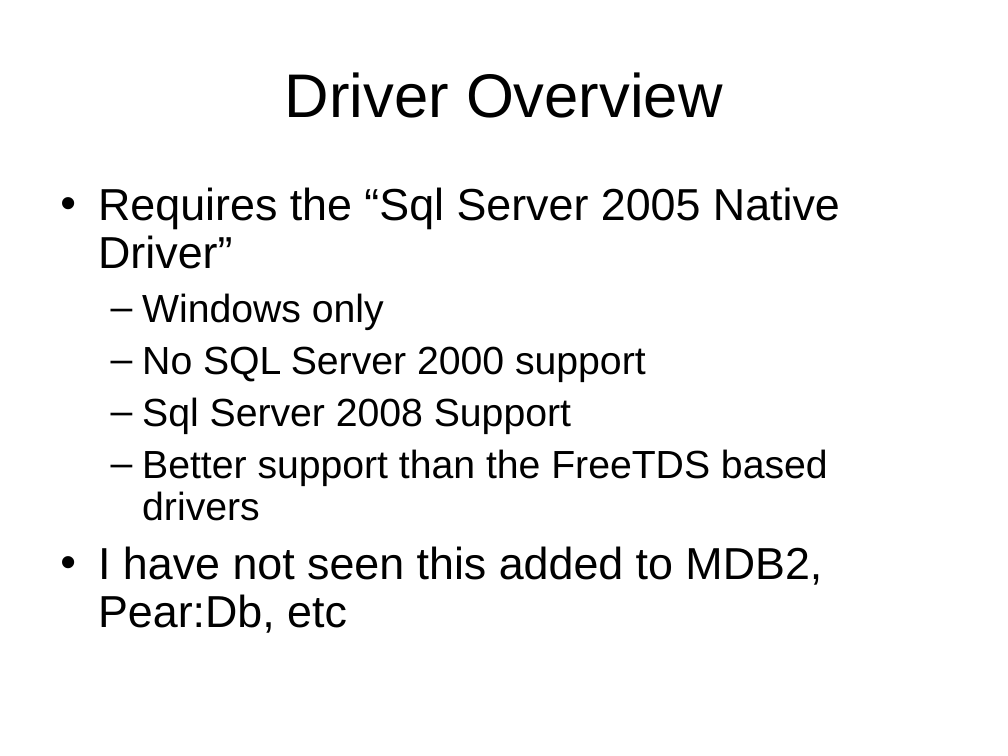
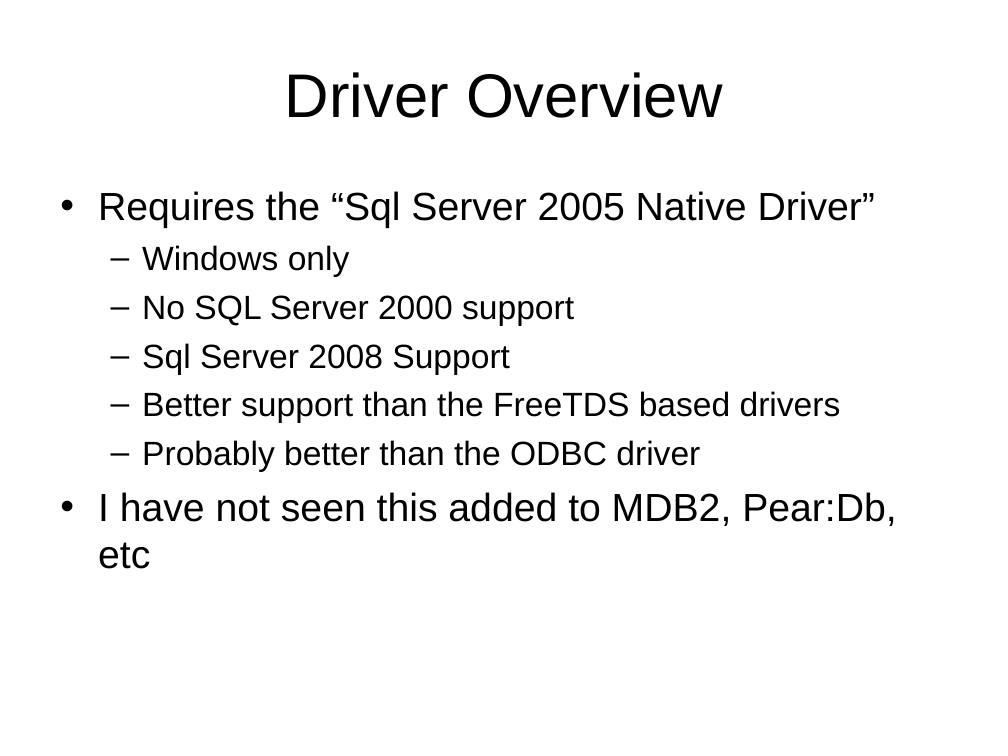
Before and after one commit to LIPHP/Employee-Contact-List, a slide deck: slide 10 of Docs/Using Microsoft SQL Server with PHP.ppt. Drawn at 1008x756 pixels with LibreOffice and Linux fonts; fonts in the diff are those of the drawing. Boxes give left, top, right and bottom in pixels: in the first picture for what was removed or moved away, otherwise in the second. Text is boxed around its words. In the diff, an @@ line names an element or a change of style, - is before the commit and + after.

Commit message:
Should have all been in the last commit.

```diff
--- a/Docs/Using Microsoft SQL Server with PHP.ppt
+++ b/Docs/Using Microsoft SQL Server with PHP.ppt
@@ text at [98,191,896,569]: size 32 to 28 pt in "Requires the “Sql Server 2005 Native Driver”", "I have not seen this added to ..."; size 28 to 24 pt in "Windows only", "No SQL Server 2000 support", "Sql Server 2008 Support", "Better support than the FreeTDS based drivers"; line spacing 0.9 to 1; less space between paragraphs @@
@@ text at [142,440,700,472]: paragraph added @@
+  – Probably better than the ODBC driver
```
Also in this commit, not shown: 2 other files.
